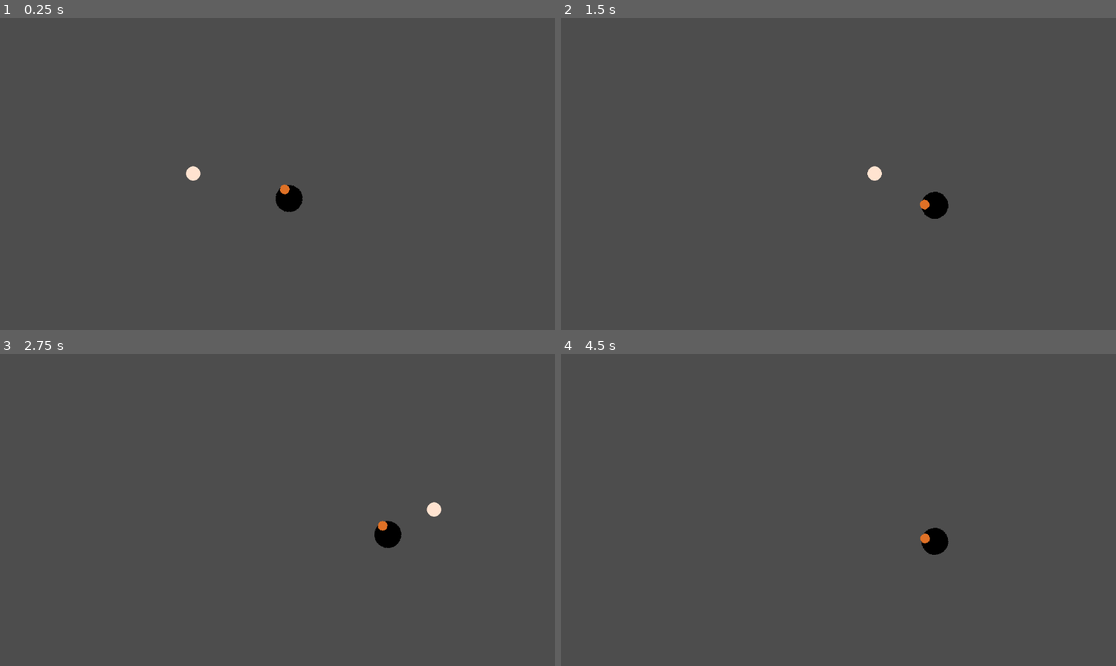
Above: before the commit, frames 1-4 (two rows, left to right).
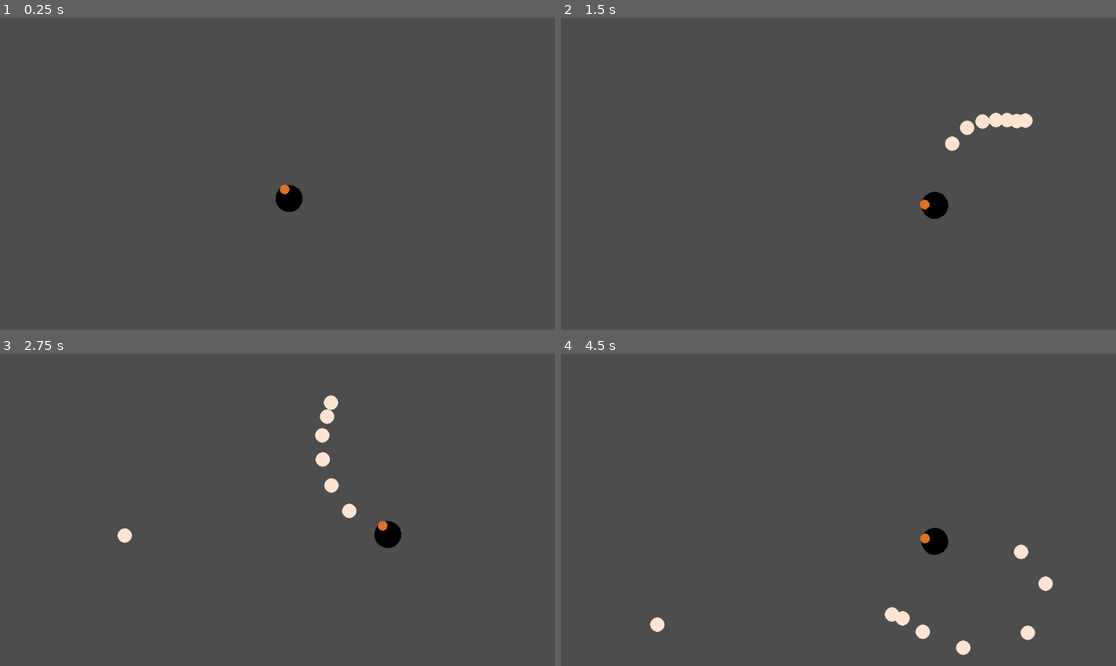
Above: after the commit, the same moments.

Repository: JulianNeuberger/EmojiMage
Game: Godot game, scene res://Level.tscn
Two runs of this game, one before a commit and one after it. Both use one fixed random seed, a clock stepped at 60 frames per second and the inputs below.
Inputs (mouse positions are in pixels of both pictures, inside the frame that each line leads up to):
- Up to frame 1 (0.25 s): no input
- Up to frame 2 (1.5 s): move the mouse to (960, 158) at 0.52 s; press the mouse at (960, 158) at 0.53 s; hold D (Right) 0.53-1.28 s; move the mouse to (727, 189) at 1.27 s; release the mouse at (727, 189) at 1.28 s; hold A (Left) from 1.28 s (still down); tap S (Bottom) at 1.35 s
- Up to frame 3 (2.75 s): click (166, 525) at 1.55 s; move the mouse to (333, 441) at 2.02 s; release A (Left) at 2.03 s; press the mouse at (333, 441) at 2.03 s; hold D (Right) from 2.03 s (still down); tap W (Top) at 2.1 s
- Up to frame 4 (4.5 s): move the mouse to (810, 572) at 2.77 s; release the mouse at (810, 572) at 2.78 s; click (810, 572) at 2.85 s; move the mouse to (1005, 556) at 3.52 s; release D (Right) at 3.53 s; press the mouse at (1005, 556) at 3.53 s; hold A (Left) from 3.53 s (still down); move the mouse to (672, 463) at 4.27 s; release the mouse at (672, 463) at 4.28 s; tap S (Bottom) at 4.35 s

The runs differ from the first frame. In frame 1, 0.1% of the frame differs, in the area x 33-37%, y 47-53%; in frame 2, 0.7%; in frame 3, 0.8%, in the area x 21-80%, y 13-61%; in frame 4, 0.8%.

Commit message:
add bullet and spawner

Diff:
--- /dev/null
+++ b/BulletSpawner/BulletSpawner.gd
@@ -0,0 +1,12 @@
+extends Node2D
+var bullet_prototype = preload("res://bullet/Bullet.tscn")
+@export var bullet_resource: BulletResource
+
+
+func spawn_bullet():
+	var node: Bullet = bullet_prototype.instantiate()
+	node.set_bullet_resource(bullet_resource)
+	node.set_start_direction(Vector2(1,0).rotated(global_rotation))
+	node.global_position = global_position
+	var root = get_tree().root
+	root.add_child(node)
--- /dev/null
+++ b/BulletSpawner/BulletSpawner.tscn
@@ -0,0 +1,6 @@
+[gd_scene load_steps=2 format=3 uid="uid://0xf4of3jet5g"]
+
+[ext_resource type="Script" path="res://BulletSpawner/BulletSpawner.gd" id="1_lfwj4"]
+
+[node name="BulletSpawner" type="Node2D"]
+script = ExtResource("1_lfwj4")
--- a/ConstantVelocity/ConstantVelocityComponent.gd
+++ b/ConstantVelocity/ConstantVelocityComponent.gd
@@ -1,6 +1,6 @@
 extends Node2D
 
-@export var direction: Vector2 = Vector2.ZERO
+@export var direction: Vector2 = Vector2(1,0)
 @export var speed: float = 0.0
 var target: CharacterBody2D
 
--- a/HitAndHurtBox/HitBox.tscn
+++ b/HitAndHurtBox/HitBox.tscn
@@ -3,6 +3,8 @@
 [ext_resource type="Script" path="res://HitAndHurtBox/HitBox.gd" id="1_ax4gh"]
 
 [node name="HitBox" type="Area2D"]
+collision_layer = 512
+collision_mask = 256
 script = ExtResource("1_ax4gh")
 
 [connection signal="area_entered" from="." to="." method="_on_area_entered"]
--- a/HitAndHurtBox/HurtBox.tscn
+++ b/HitAndHurtBox/HurtBox.tscn
@@ -3,6 +3,8 @@
 [ext_resource type="Script" path="res://HitAndHurtBox/HurtBox.gd" id="1_hexqv"]
 
 [node name="HurtBox" type="Area2D"]
+collision_layer = 256
+collision_mask = 512
 script = ExtResource("1_hexqv")
 
 [connection signal="area_entered" from="." to="." method="_on_area_entered"]
--- a/Level.tscn
+++ b/Level.tscn
@@ -1,27 +1,8 @@
-[gd_scene load_steps=6 format=3 uid="uid://bubpdgf107m1t"]
+[gd_scene load_steps=2 format=3 uid="uid://bubpdgf107m1t"]
 
 [ext_resource type="PackedScene" uid="uid://xmuma7eni4" path="res://wizard/Wizard.tscn" id="1_cdj7a"]
-[ext_resource type="PackedScene" uid="uid://by5awb2fb57hl" path="res://PlayerInputs/PlayerMovementHandler.tscn" id="2_x70bi"]
-[ext_resource type="PackedScene" uid="uid://mxr10d1iunr0" path="res://PlayerInputs/PlayerRotationHandler.tscn" id="3_flcvx"]
-[ext_resource type="PackedScene" uid="uid://bmddgc4p4tad2" path="res://HealthBar/HealthBar.tscn" id="4_ljriu"]
-[ext_resource type="PackedScene" uid="uid://b07md1ppnowaj" path="res://bullet/Bullet.tscn" id="5_bqp8x"]
 
 [node name="Level" type="Node2D"]
 
 [node name="Wizard" parent="." instance=ExtResource("1_cdj7a")]
 position = Vector2(600, 375)
-
-[node name="PlayerMovementHandler" parent="Wizard" instance=ExtResource("2_x70bi")]
-
-[node name="PlayerRotationHandler" parent="Wizard" instance=ExtResource("3_flcvx")]
-
-[node name="HealthBar" parent="Wizard" instance=ExtResource("4_ljriu")]
-offset_left = -30.0
-offset_top = -43.0
-offset_right = 29.29
-offset_bottom = -37.66
-
-[node name="Bullet" parent="." instance=ExtResource("5_bqp8x")]
-position = Vector2(354, 323)
-start_direction = Vector2(1, 2.08165e-12)
-start_speed = 200.0
--- /dev/null
+++ b/PlayerInputs/PlayerTriggerHandler.gd
@@ -0,0 +1,22 @@
+extends Node2D
+signal trigger
+@export var triggers_per_second: int = 1
+var delay_time: float
+var waiting_timer: Timer
+var can_shoot = true
+
+func _ready():
+	waiting_timer = Timer.new()
+	add_child(waiting_timer)
+	waiting_timer.autostart = false
+	waiting_timer.timeout.connect(_on_timeout)
+	delay_time = 1.0 / triggers_per_second
+
+func _process(delta):
+	if can_shoot and Input.is_action_pressed("Trigger"):
+		trigger.emit()
+		waiting_timer.start(delay_time)
+		can_shoot = false
+
+func _on_timeout():
+	can_shoot = true
--- /dev/null
+++ b/PlayerInputs/PlayerTriggerHandler.tscn
@@ -0,0 +1,6 @@
+[gd_scene load_steps=2 format=3 uid="uid://vl7u0555dfc2"]
+
+[ext_resource type="Script" path="res://PlayerInputs/PlayerTriggerHandler.gd" id="1_av732"]
+
+[node name="PlayerTriggerHandler" type="Node2D"]
+script = ExtResource("1_av732")
--- /dev/null
+++ b/bullet/BasicBullet.tres
@@ -0,0 +1,7 @@
+[gd_resource type="Resource" script_class="BulletResource" load_steps=2 format=3 uid="uid://df47o10gagxa"]
+
+[ext_resource type="Script" path="res://bullet/BulletResource.gd" id="1_xi0os"]
+
+[resource]
+script = ExtResource("1_xi0os")
+speed = 400.0
--- a/bullet/Bullet.gd
+++ b/bullet/Bullet.gd
@@ -3,12 +3,12 @@
 
 @export var damage: int = 1
 @export var start_direction: Vector2
-@export var start_speed: float
+@export var bullet_resource: BulletResource
 
 func _ready():
 	$HitBox.trigger.connect(on_bullet_hit)
 	set_start_direction(start_direction)
-	set_start_speed(start_speed)
+	set_bullet_resource(bullet_resource)
 
 func _process(delta):
 	move_and_slide()
@@ -21,6 +21,6 @@
 	self.start_direction = start_direction
 	$ConstantVelocityComponent.direction = start_direction
 
-func set_start_speed(start_speed: float):
-	self.start_speed = start_speed
-	$ConstantVelocityComponent.speed = start_speed
+func set_bullet_resource(bullet_resource:BulletResource):
+	self.bullet_resource = bullet_resource
+	$ConstantVelocityComponent.speed = bullet_resource.speed
--- a/bullet/Bullet.tscn
+++ b/bullet/Bullet.tscn
@@ -14,6 +14,7 @@
 collision_layer = 128
 collision_mask = 0
 script = ExtResource("1_qorbx")
+start_direction = Vector2(1, 2.08165e-12)
 
 [node name="HitBox" parent="." instance=ExtResource("1_eq8f7")]
 
--- /dev/null
+++ b/bullet/BulletResource.gd
@@ -0,0 +1,5 @@
+extends Resource
+class_name BulletResource
+
+
+@export var speed: float
--- a/project.godot
+++ b/project.godot
@@ -61,10 +61,18 @@
 "events": [Object(InputEventJoypadMotion,"resource_local_to_scene":false,"resource_name":"","device":-1,"axis":3,"axis_value":1.0,"script":null)
 ]
 }
+Trigger={
+"deadzone": 0.5,
+"events": [Object(InputEventJoypadMotion,"resource_local_to_scene":false,"resource_name":"","device":-1,"axis":5,"axis_value":1.0,"script":null)
+, Object(InputEventMouseButton,"resource_local_to_scene":false,"resource_name":"","device":-1,"window_id":0,"alt_pressed":false,"shift_pressed":false,"ctrl_pressed":false,"meta_pressed":false,"button_mask":1,"position":Vector2(133, 24),"global_position":Vector2(141, 104),"factor":1.0,"button_index":1,"canceled":false,"pressed":true,"double_click":true,"script":null)
+]
+}
 
 [layer_names]
 
 2d_physics/layer_8="Bullet"
+2d_physics/layer_9="HurtBox"
+2d_physics/layer_10="HitBox"
 
 [rendering]
 
--- a/wizard/Wizard.tscn
+++ b/wizard/Wizard.tscn
@@ -1,8 +1,13 @@
-[gd_scene load_steps=5 format=3 uid="uid://xmuma7eni4"]
+[gd_scene load_steps=10 format=3 uid="uid://xmuma7eni4"]
 
 [ext_resource type="Texture2D" uid="uid://dlxc70y6ry15" path="res://wizard/Wizard.png" id="1_4ougy"]
 [ext_resource type="Script" path="res://wizard/Wizard.gd" id="1_ppgnw"]
 [ext_resource type="Resource" uid="uid://cfgy83j6ccydw" path="res://wizard/wizard_movement.tres" id="2_uwvth"]
+[ext_resource type="PackedScene" uid="uid://0xf4of3jet5g" path="res://BulletSpawner/BulletSpawner.tscn" id="4_equ4g"]
+[ext_resource type="Resource" uid="uid://df47o10gagxa" path="res://bullet/BasicBullet.tres" id="5_j3r64"]
+[ext_resource type="PackedScene" uid="uid://vl7u0555dfc2" path="res://PlayerInputs/PlayerTriggerHandler.tscn" id="6_yj3gn"]
+[ext_resource type="PackedScene" uid="uid://by5awb2fb57hl" path="res://PlayerInputs/PlayerMovementHandler.tscn" id="7_7d58m"]
+[ext_resource type="PackedScene" uid="uid://mxr10d1iunr0" path="res://PlayerInputs/PlayerRotationHandler.tscn" id="8_jam5k"]
 
 [sub_resource type="CircleShape2D" id="CircleShape2D_tejw6"]
 radius = 28.0179
@@ -16,3 +21,16 @@
 
 [node name="CollisionShape2D" type="CollisionShape2D" parent="."]
 shape = SubResource("CircleShape2D_tejw6")
+
+[node name="BulletSpawner" parent="." instance=ExtResource("4_equ4g")]
+position = Vector2(31, -28)
+bullet_resource = ExtResource("5_j3r64")
+
+[node name="PlayerTriggerHandler" parent="." instance=ExtResource("6_yj3gn")]
+triggers_per_second = 10
+
+[node name="PlayerMovementHandler" parent="." instance=ExtResource("7_7d58m")]
+
+[node name="PlayerRotationHandler" parent="." instance=ExtResource("8_jam5k")]
+
+[connection signal="trigger" from="PlayerTriggerHandler" to="BulletSpawner" method="spawn_bullet"]
